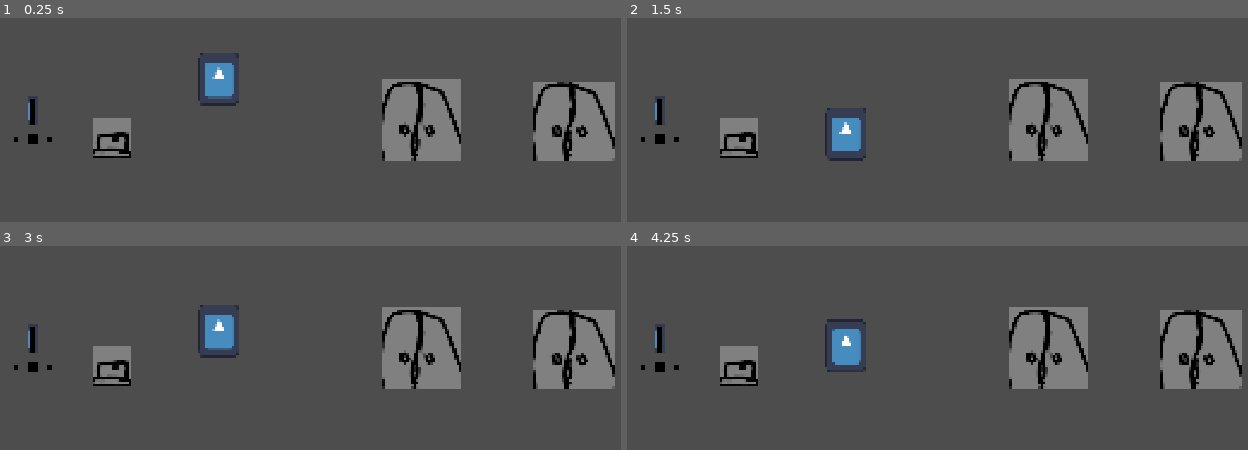
Above: before the commit, frames 1-4 (two rows, left to right).
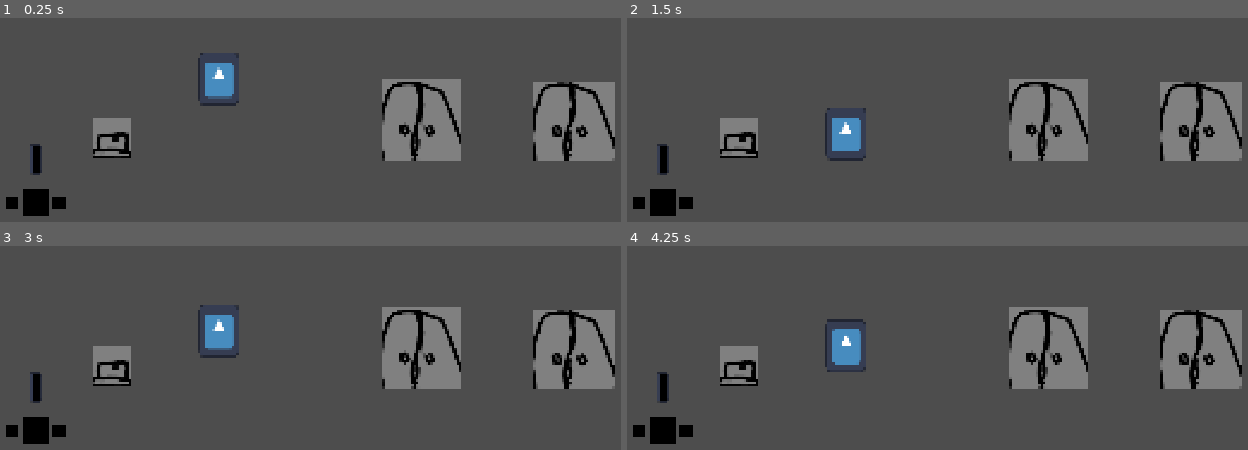
Above: after the commit, the same moments.

Repository: YhagoTomasini/Exlabers_Felpojam_026
Game: Godot game, scene res://Cenas/sala_de_testes.tscn
The game is run twice, just before and just after one commit, with the same random seed, the same clock (stepped at 60 frames per second) and the same inputs. The engine's default icon, where the game draws it, is replaced by a stand-in: a white triangle on a blue panel in a dark square.
Inputs (mouse positions are in pixels of both pictures, inside the frame that each line leads up to):
- Up to frame 1 (0.25 s): no input
- Up to frame 2 (1.5 s): move the mouse to (outside the picture) at 0.52 s; hold E (UI_move_right) from 0.53 s (still down); click (outside the picture) at 0.6 s; tap Up (ui_up) at 0.77 s; tap Enter at 1.25 s; move the mouse to (856, 20) at 1.27 s; right-click (856, 20) at 1.35 s
- Up to frame 3 (3 s): tap Up (ui_up) at 1.52 s; move the mouse to (outside the picture) at 2.02 s; release E (UI_move_right) at 2.03 s; hold Q (UI_move_left) 2.03-2.78 s; click (outside the picture) at 2.1 s; tap Space at 2.75 s; move the mouse to (353, 315) at 2.77 s; hold E (UI_move_right) from 2.78 s (still down); right-click (353, 315) at 2.85 s
- Up to frame 4 (4.25 s): keep holding E (UI_move_right); tap Up (ui_up) at 3.02, 3.77 s; move the mouse to (outside the picture) at 3.52 s; click (outside the picture) at 3.6 s

The runs differ from the first frame. In frame 1, 1.3% of the frame differs, in the area x 0-11%, y 38-98%; in frame 2, 1.3%; in frame 3, 1.3%; in frame 4, 1.3%.

Commit message:
atualização UI

Diff:
--- a/felpojams-dos-exlabers/Cenas/sala_de_testes.tscn
+++ b/felpojams-dos-exlabers/Cenas/sala_de_testes.tscn
@@ -55,24 +55,22 @@
 
 [node name="Control" type="Control" parent="."]
 layout_mode = 3
-anchors_preset = 8
-anchor_left = 0.5
-anchor_top = 0.5
-anchor_right = 0.5
-anchor_bottom = 0.5
+anchors_preset = 15
+anchor_right = 1.0
+anchor_bottom = 1.0
 grow_horizontal = 2
 grow_vertical = 2
+size_flags_horizontal = 3
+size_flags_vertical = 3
 
 [node name="Pause" parent="Control" instance=ExtResource("1_o0ncy")]
 layout_mode = 1
-offset_left = 123.0
-offset_top = 175.0
-offset_right = 123.0
-offset_bottom = 175.0
+offset_left = 960.0
+offset_top = 540.0
+offset_right = 960.0
+offset_bottom = 540.0
 
 [node name="UI_Tintas" parent="Control" instance=ExtResource("3_g2hjm")]
 layout_mode = 1
-offset_left = 31.0
-offset_top = 265.0
-offset_right = 31.0
-offset_bottom = 265.0
+offset_top = 1080.0
+offset_bottom = 1080.0
--- a/felpojams-dos-exlabers/Codigos/ui_tintas.gd
+++ b/felpojams-dos-exlabers/Codigos/ui_tintas.gd
@@ -3,9 +3,10 @@
 #código dos icones interativos das tintas da UI
 
 #Pego os objetos que vai ser afetados pelo código
-@export var icone1 : Sprite2D
-@export var icone2 : Sprite2D
-@export var icone3 : Sprite2D
+@export var icone1 : TextureRect
+@export var icone2 : TextureRect
+@export var icone3 : TextureRect
+
 @export var barra : Sprite2D
 
 func _ready() -> void:
--- a/felpojams-dos-exlabers/Prefabs/ui_tintas.tscn
+++ b/felpojams-dos-exlabers/Prefabs/ui_tintas.tscn
@@ -5,11 +5,10 @@
 
 [node name="UI_Tintas" type="Control" node_paths=PackedStringArray("icone1", "icone2", "icone3", "barra")]
 layout_mode = 3
-anchors_preset = 15
-anchor_right = 1.0
+anchors_preset = 2
+anchor_top = 1.0
 anchor_bottom = 1.0
-grow_horizontal = 2
-grow_vertical = 2
+grow_vertical = 0
 size_flags_horizontal = 3
 size_flags_vertical = 3
 script = ExtResource("1_y871h")
@@ -18,28 +17,46 @@
 icone3 = NodePath("IconeT22")
 barra = NodePath("BarraTanque")
 
-[node name="IconeT13" type="Sprite2D" parent="."]
-position = Vector2(26.800018, 614.7999)
-scale = Vector2(0.2, 0.2)
-texture = ExtResource("1_8xrun")
-
-[node name="IconeTSelecionada" type="Sprite2D" parent="."]
-position = Vector2(65.799995, 614.7999)
-scale = Vector2(0.3, 0.3)
-texture = ExtResource("1_8xrun")
-
-[node name="IconeT22" type="Sprite2D" parent="."]
-position = Vector2(109, 614.7999)
-scale = Vector2(0.2, 0.2)
-texture = ExtResource("1_8xrun")
-
 [node name="FundoBarraTanque" type="Sprite2D" parent="."]
-position = Vector2(66, 546.5)
+position = Vector2(105.8, -152.5)
 scale = Vector2(0.2, 0.5546875)
 texture = ExtResource("1_8xrun")
 
 [node name="BarraTanque" type="Sprite2D" parent="."]
-position = Vector2(66, 579)
+position = Vector2(105.8, -120)
 scale = Vector2(0.2, 1)
 texture = ExtResource("1_8xrun")
 offset = Vector2(0, -32)
+
+[node name="IconeT13" type="TextureRect" parent="."]
+layout_mode = 0
+offset_left = 32.0
+offset_top = -64.0
+offset_right = 160.0
+offset_bottom = 64.0
+scale = Vector2(0.25, 0.25)
+size_flags_horizontal = 4
+size_flags_vertical = 4
+texture = ExtResource("1_8xrun")
+
+[node name="IconeTSelecionada" type="TextureRect" parent="."]
+layout_mode = 0
+offset_left = 72.0
+offset_top = -80.0
+offset_right = 200.0
+offset_bottom = 48.0
+scale = Vector2(0.5, 0.5)
+size_flags_horizontal = 4
+size_flags_vertical = 4
+texture = ExtResource("1_8xrun")
+
+[node name="IconeT22" type="TextureRect" parent="."]
+layout_mode = 0
+offset_left = 144.0
+offset_top = -64.0
+offset_right = 272.0
+offset_bottom = 64.0
+scale = Vector2(0.25, 0.25)
+size_flags_horizontal = 4
+size_flags_vertical = 4
+texture = ExtResource("1_8xrun")
--- a/felpojams-dos-exlabers/project.godot
+++ b/felpojams-dos-exlabers/project.godot
@@ -23,6 +23,7 @@
 
 window/size/viewport_width=1920
 window/size/viewport_height=1080
+window/size/mode=3
 window/stretch/mode="canvas_items"
 window/stretch/aspect="expand"
 
